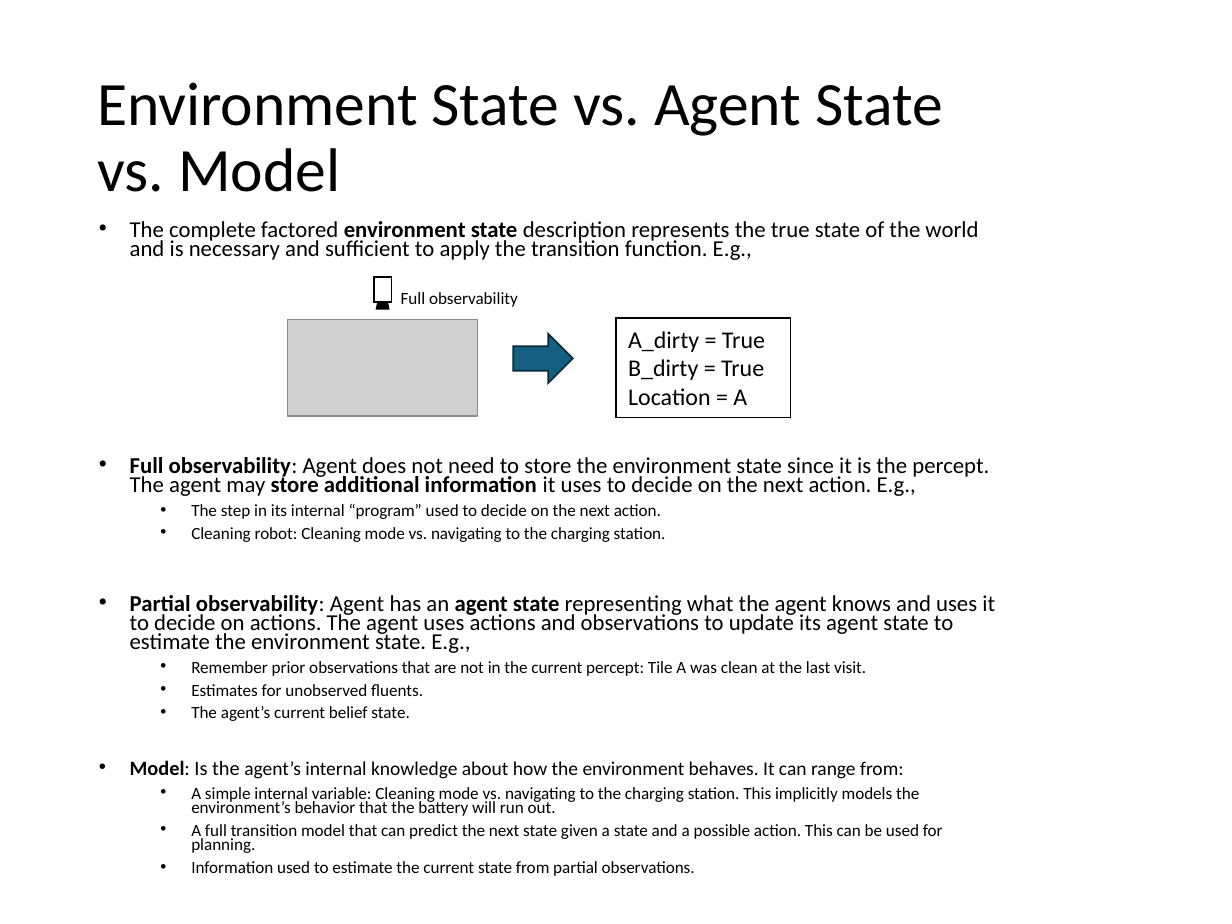
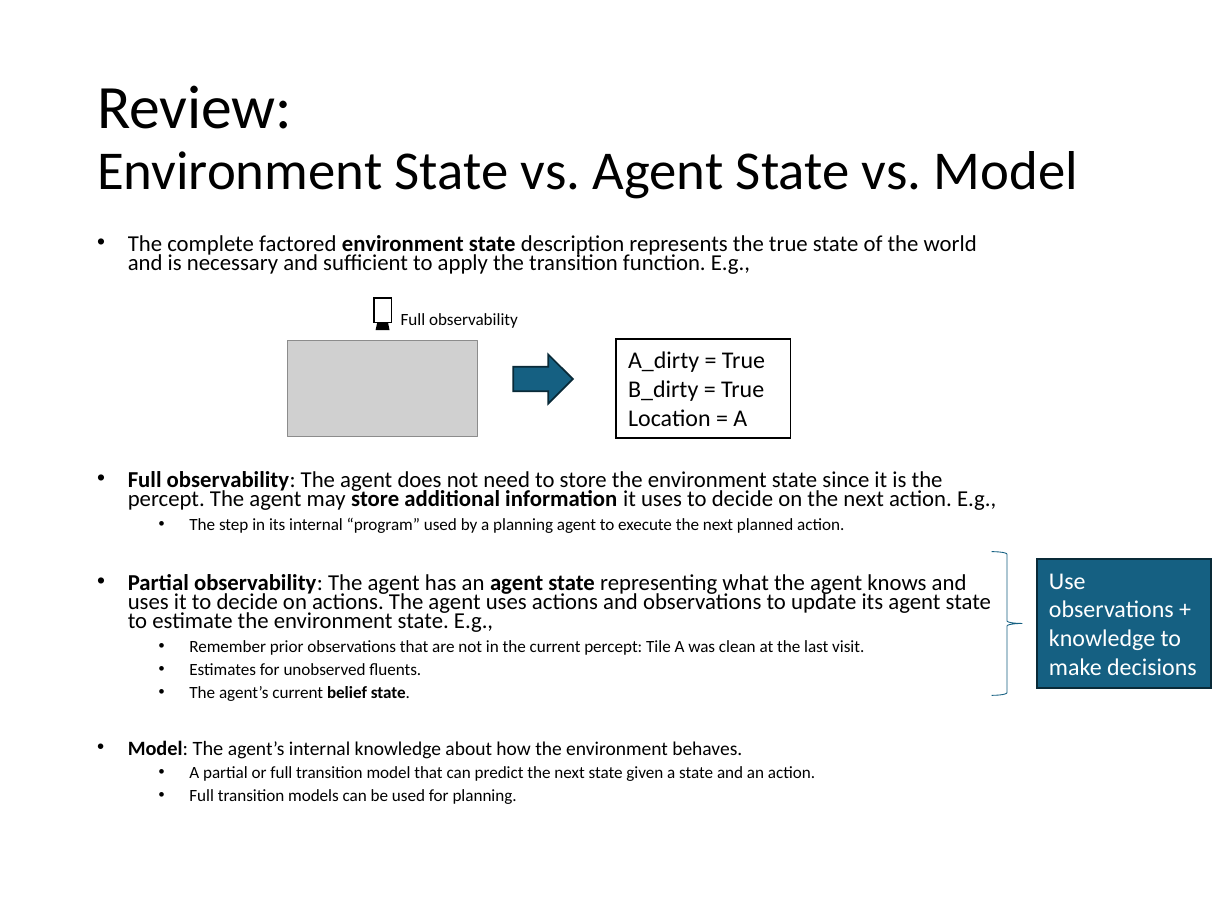
Before and after one commit to kunleola/CS7320, a slide deck: slide 39 of slides/04_search_with_uncertainty.pptx (slide 31 before the commit). Drawn at 1232x924 pixels with LibreOffice and Linux fonts; fonts in the diff are those of the drawing; grey boxes stand for pictures. Boxes give left, top, right and bottom in pixels: in the first picture for what was removed or moved away, otherwise in the second. Text is boxed around its words. In the diff, an @@ line names an element or a change of style, - is before the commit and + after.

Commit message:
moved observation review slide.

```diff
--- a/slides/04_search_with_uncertainty.pptx
+++ b/slides/04_search_with_uncertainty.pptx
@@ title at [97, 85, 1078, 199]: text changed; size 36 to 32 pt @@
-Environment State vs. Agent State
-vs. Model
+Review:
+Environment State vs. Agent State vs. Model
@@ text "The complete factored environment state ...": place and size @@
-text "The complete factored environment state ..." at [130, 221, 995, 876]
+text "The complete factored environment state ..." at [128, 235, 996, 804]
@@ 2 rectangles, 1 picture, 1 text, 1 right arrow, 1 triangle: place and size @@
-2 rectangles, 1 picture, 1 text, 1 right arrow, 1 triangle at [287, 277, 791, 418]
+2 rectangles, 1 picture, 1 text, 1 right arrow, 1 triangle at [287, 298, 791, 439]
@@ text at [128, 471, 996, 632]: text changed @@
-• Full observability: Agent does not need to store the environment state since it is the percept. The agent may store additional information it uses to decide on the next action. E.g.,
-  • The step in its internal “program” used to decide on the next action.
-  • Cleaning robot: Cleaning mode vs. navigating to the charging station.
-• Partial observability: Agent has an agent state representing what the agent knows and uses it to decide on actions. The agent uses actions and observations to update its agent state to estimate the environment state. E.g.,
+• Full observability: The agent does not need to store the environment state since it is the percept. The agent may store additional information it uses to decide on the next action. E.g.,
+  • The step in its internal “program” used by a planning agent to execute the next planned action.
+• Partial observability: The agent has an agent state representing what the agent knows and uses it to decide on actions. The agent uses actions and observations to update its agent state to estimate the environment state. E.g.,
@@ right brace added at [992, 552, 1023, 696], outline #156082 0.5 pt @@
@@ rectangle added at [1037, 559, 1212, 687], fill #156082, outline #092A39 1 pt, 14 pt, text #FFFFFF @@
+Use observations + knowledge to make decisions
@@ text at [189, 686, 410, 701]: bold on in "belief state." @@
@@ text at [128, 740, 815, 804]: text changed @@
-• Model: Is the agent’s internal knowledge about how the environment behaves. It can range from:
-  • A simple internal variable: Cleaning mode vs. navigating to the charging station. This implicitly models the environment’s behavior that the battery will run out.
-  • A full transition model that can predict the next state given a state and a possible action. This can be used for planning.
-  • Information used to estimate the current state from partial observations.
+• Model: The agent’s internal knowledge about how the environment behaves.
+  • A partial or full transition model that can predict the next state given a state and an action.
+  • Full transition models can be used for planning.
```
Also in this commit, not shown: 2 other slides changed, 1 other file.
